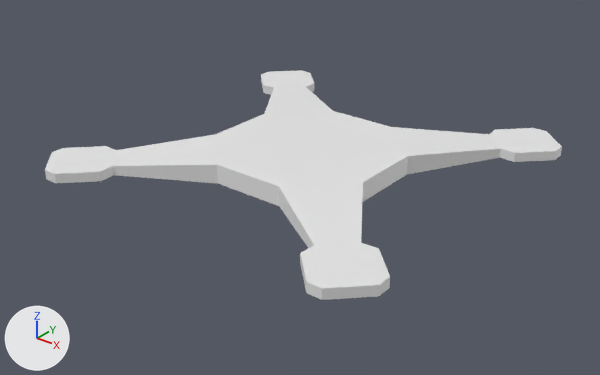
What one commit did to the Blender file Assets/Meshes/drone/drone-body.blend.
Both versions are drawn from a 50 mm camera at (3.56, -4.55, 2.61) aimed at (0.02, -0.13, -0.13). Every picture has the same lights, and +X, +Y and +Z are marked at lower left.

Names of what the first picture shows: 'drone'.
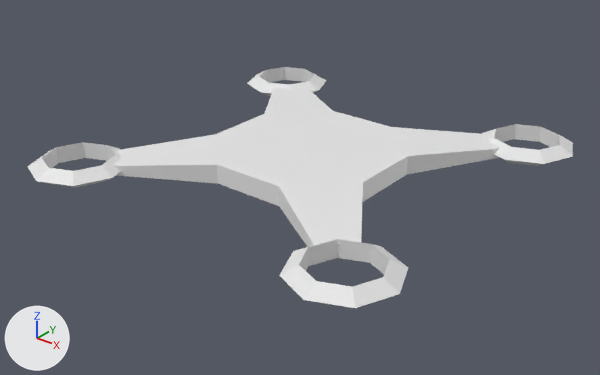
The change in detail:
me_circle is used by ob_drone; location (0.0, 0.0, 0.0).
me_circle had 80 vertices, 74 faces and spanned x -1.47..1.47, y -1.47..1.47, z 0.03..0.18.
me_circle now has 128 vertices, 118 faces and spans x -1.58..1.57, y -1.58..1.58, z 0.03..0.18.
me_circle part 1: a new loose piece of 24 vertices spanning x 0.82..1.57, y 0.82..1.58, z 0.04..0.16.
me_circle part 2: a new loose piece of 24 vertices spanning x -1.58..-0.83, y 0.82..1.58, z 0.04..0.16.
me_circle part 3: a new loose piece of 24 vertices spanning x -1.58..-0.83, y -1.58..-0.82, z 0.04..0.16.
me_circle part 4: a new loose piece of 24 vertices spanning x 0.82..1.57, y -1.58..-0.82, z 0.04..0.16.
Part 5, on me_circle:
12 vertices are removed from x -1.47..-0.91, y 0.91..1.47, z 0.06..0.14.
13 faces are deleted.
Part 6, on me_circle:
12 vertices are removed from x -1.47..-0.91, y -1.47..-0.91, z 0.06..0.14.
13 faces are deleted.
Part 7, on me_circle:
12 vertices are removed from x 0.91..1.47, y -1.47..-0.91, z 0.06..0.14.
13 faces are deleted.
Part 8, on me_circle:
12 vertices are removed from x 0.91..1.47, y 0.91..1.47, z 0.06..0.14.
13 faces are deleted.

Pixel boxes (x1, y1, x2, y2) of what changed, in the pictures (600 x 375 px):
'drone', reshaped: before (45, 70, 562, 300); after (27, 67, 573, 308)
part 1 of me_circle, added: after (482, 124, 573, 166)
part 2 of me_circle, added: after (247, 67, 326, 96)
part 3 of me_circle, added: after (27, 142, 121, 187)
part 4 of me_circle, added: after (279, 239, 408, 308)
part 5 of me_circle, deleted: before (261, 70, 314, 95)
part 6 of me_circle, deleted: before (45, 146, 116, 183)
part 7 of me_circle, deleted: before (300, 243, 390, 300)
part 8 of me_circle, deleted: before (489, 128, 562, 162)
